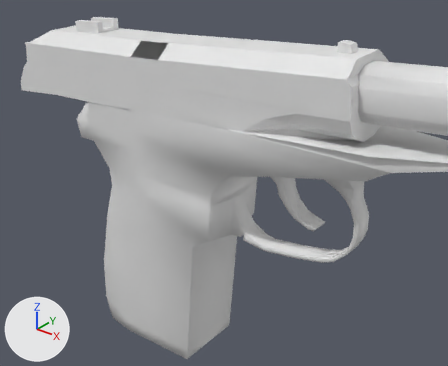
Before and after pictures for a commit that changed the OBJ model Vertex_Animation_Compiler/Assets/Makarov_Pistol_Shoot71.obj.
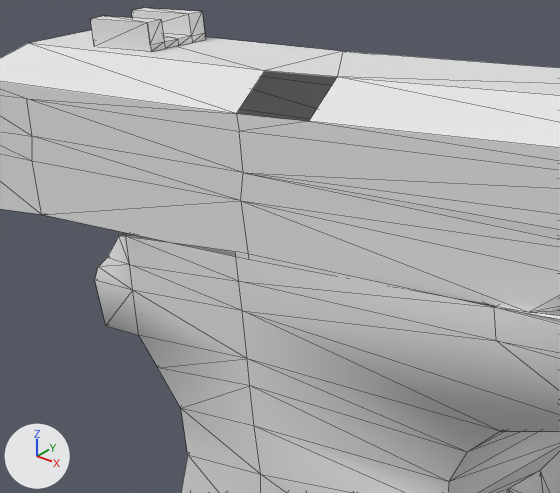
There are two pictures of each version: one whole from a camera (50 mm lens) standing at (0.4908, -0.241, 0.015) and looking at (0.3778, -0.0998, -0.0726), one close up on the part from 9% to 56% of the width and 4% to 55% of the height. The axes (+X, +Y, +Z) are drawn at lower left. The lights are the same throughout. The close-ups show mesh edges as thin lines. Where no turn or scale is listed for an object, it has been applied to the vertices.

The scene before the commit, as lines of its bpy script (objects in view):
```python
me_rest_of_the_gun_sphere = bpy.data.meshes.new('Rest_of_the_gun_Sphere')
me_rest_of_the_gun_sphere.from_pydata(...)  # 272 vertices, 519 faces; spans x 0.3184..0.4655, y -0.1097..-0.0844, z -0.1465..-0.023
# before: 164 (0.3872, -0.0844, -0.0491), 166 (0.3244, -0.1097, -0.0541) at pixel (118, 235), 175 (0.3258, -0.1097, -0.0539) at pixel (125, 236), 178 (0.3872, -0.1097, -0.0491) at pixel (494, 307), 179 (0.3466, -0.1097, -0.0515) at pixel (235, 251)
# before: 180 (0.3258, -0.0844, -0.0539), 181 (0.3466, -0.0844, -0.0515), 183 (0.3244, -0.0844, -0.0541)
me_top_slider_sphere_001 = bpy.data.meshes.new('Top_Slider_Sphere.001')
me_top_slider_sphere_001.from_pydata(...)  # 127 vertices, 227 faces; spans x 0.2862..0.4248, y -0.1097..-0.0844, z -0.0571..-0.0218
ob_rest_of_the_gun_sphere = bpy.data.objects.new('Rest_of_the_gun_Sphere', me_rest_of_the_gun_sphere)
ob_rest_of_the_gun_sphere.location = (0.0, 0.0, 0.0)
ob_top_slider_sphere_001 = bpy.data.objects.new('Top_Slider_Sphere.001', me_top_slider_sphere_001)
ob_top_slider_sphere_001.location = (0.0, 0.0, 0.0)
```
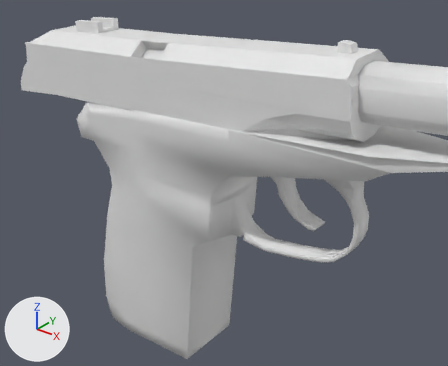
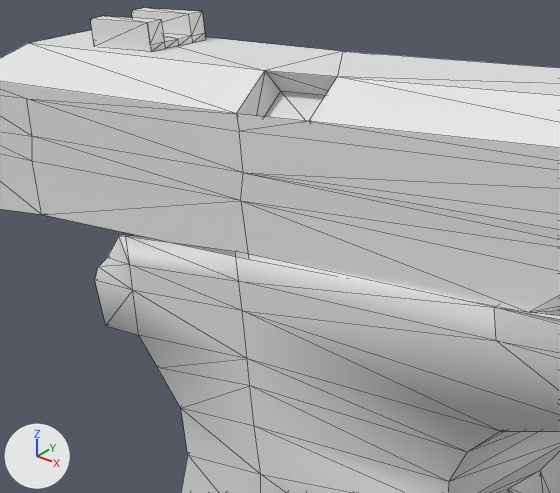
The change, as JSON lines over the scene's bpy script:
```json
{"block": "me_rest_of_the_gun_sphere", "where": "me_rest_of_the_gun_sphere.from_pydata(...)  # 272 vertices, 519 faces; spans x 0.3184..0.4655, y -0.1097..-0.0844, z -0.1465..-0.023"}
{"block": "me_rest_of_the_gun_sphere", "where": "# used by ob_rest_of_the_gun_sphere; location = (0.0, 0.0, 0.0)"}
{"block": "me_rest_of_the_gun_sphere", "where": "# verts and faces of me_rest_of_the_gun_sphere; kept vertices keep their numbers, new ones are numbered from 272"}
{"block": "me_rest_of_the_gun_sphere", "change": "me_rest_of_the_gun_sphere part 1"}
{"op": "add", "block": "me_rest_of_the_gun_sphere", "code": "faces += [(164, 181, 179), (175, 179, 181), (166, 175, 183), (164, 179, 178), (175, 181, 180), (175, 180, 183)]"}
{"block": "me_top_slider_sphere_001", "where": "# used by ob_top_slider_sphere_001; location = (0.0, 0.0, 0.0)"}
{"op": "remove", "block": "me_top_slider_sphere_001", "code": "me_top_slider_sphere_001.from_pydata(...)  # 127 vertices, 227 faces; spans x 0.2862..0.4248, y -0.1097..-0.0844, z -0.0571..-0.0218"}
{"op": "add", "block": "me_top_slider_sphere_001", "code": "me_top_slider_sphere_001.from_pydata(...)  # 131 vertices, 237 faces; spans x 0.2862..0.4248, y -0.1097..-0.0844, z -0.0571..-0.0218"}
{"block": "me_top_slider_sphere_001", "change": "me_top_slider_sphere_001 part 2"}
{"block": "me_top_slider_sphere_001", "change": "4 vertices are added at (0.3604, -0.1072, -0.036), (0.3486, -0.1074, -0.037), (0.3601, -0.102, -0.032), (0.3483, -0.1021, -0.0329)"}
{"block": "me_top_slider_sphere_001", "change": "10 new faces join them"}
```

Where the change shows, as pixel boxes (x1, y1, x2, y2) in the close-ups (560 x 493 px):
```json
{"part": 1, "of": "me_rest_of_the_gun_sphere", "change": "added", "after": [120, 233, 497, 307]}
{"part": 2, "of": "me_top_slider_sphere_001", "change": "added", "after": [236, 71, 337, 121]}
```
